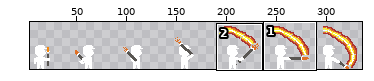
File history of a sprite sheet, Assets/sprites/player_axe_special.png. The first picture is a wide view before the edit; the outline marks the close-up.
Close-up. First the earlier version:
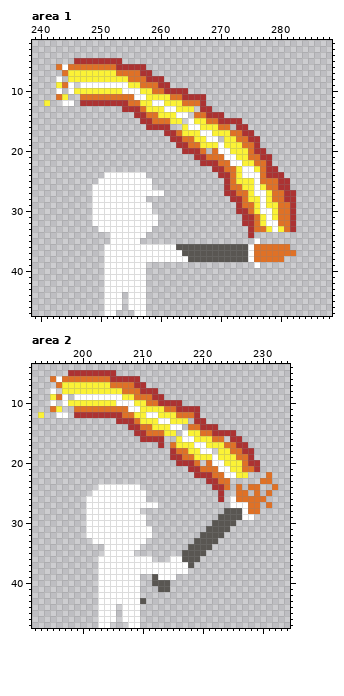
The file is 336x48 pixels. Shown: area 1: x 239..288, y 2..47; area 2: x 192..234, y 4..47. The wide view leaves out empty margins. The commit also changed other parts of the picture, which this record leaves out.
The same view after the edit:
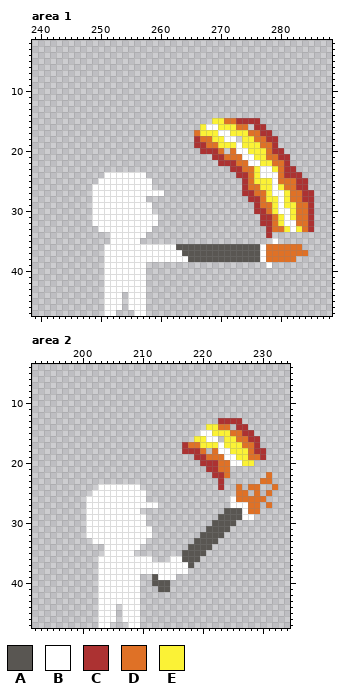
Palette (. is transparent): A #595652  B #ffffff  C #ac3232  D #df7126  E #fbf236
What changed:
Changed rows in their new state; - is an unchanged pixel.
Area 1:
first column x 241:
 5 -----........--------------------------------
 6 --...............----------------------------
 7 ---...............---------------------------
 8 --.-................-------------------------
 9 --...-...............------------------------
10 --.-....................---------------------
11 --..--.....................------------------
12 .--..-.....................------------------
13 -------------............-..-----------------
14 ---------------.........-.....---------------
15 ----------------.......-....EEDD-CCC---------
16 -----------------....--...-BBEEEDD-CC--------
17 --------------------.....DEE-BBEEEDDCC-------
18 ---------------------....CDDEEBB.EEDDCC------
19 ----------------------...CCDDE--BEEEDDC------
20 -----------------------...CCCD.DBBEEEDCC-----
21 -------------------------...CCDDDBBEEDDCC----
22 --------------------------...CCCDDBBEEDDC----
23 ----------------------------...CCDD-BBEDCC---
24 -----------------------------...CCDEBBBDCCC--
25 ------------------------------...CDEEEBDDDCC-
26 ------------------------------...CDD-EBEDDCC-
27 ------------------------------...CCDD-BBEDDCC
28 -------------------------------...CCD-EBEDDCC
29 --------------------------------...CDD-BEEDDC
30 --------------------------------...CCD-BBEDDC
31 ---------------------------------...CCDEBEDDC
32 ---------------------------------...CCDEBBDDC
33 ----------------------------------...CDDEBEDC
34 ----------------------------------.--C-------
35 -----------------------------------.--B------
36 ----------------------------------AAB----DD--
37 ----------------------------------AAB-----DD-
38 ----------------------------------AAB---DD---
39 -----------------------------------.-B-------
Area 2:
first column x 193:
 5 -----........-------------------------
 6 --...............---------------------
 7 ---...............--------------------
 8 --.-................------------------
 9 --...-...............-----------------
10 --.-....................--------------
11 --..--.....................-----------
12 .--..-.....................-----------
13 -------------............-..--CCCC----
14 ---------------.........-...EEDD-CC---
15 ----------------.......-...BBEEEDDCC--
16 -----------------....--...--BB.EEDDCC-
17 --------------------.-..CDDE--BEEEDDC-
18 ----------------------..CCCD.DBBEEEDCC
19 ----------------------....CCDDDBBEEDDC
20 -----------------------....CCCDDBBEE.-
21 -------------------------...CCDD.....-
22 --------------------------...CCD...---
23 ----------------------------..C.------
24 -----------------------------.-.------
25 ------------------------------.-------
26 ------------------------------.-------
first column x 210:
43 .
Boxes around the changes in both close-ups, in picture pixels (x1, y1, x2, y2):
changed: (44, 58, 314, 268)
changed: (38, 370, 266, 502)
erased: (140, 598, 146, 604)
